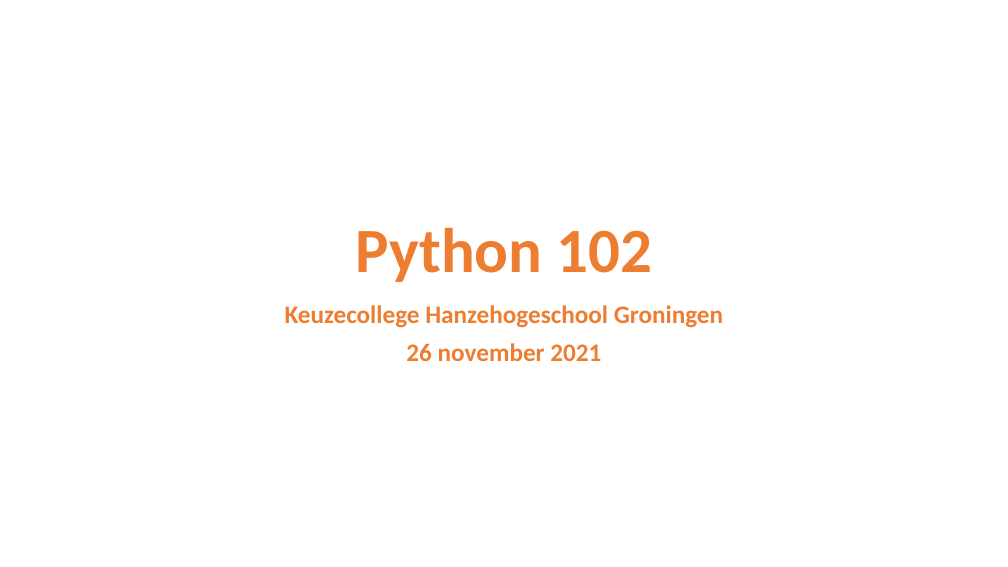
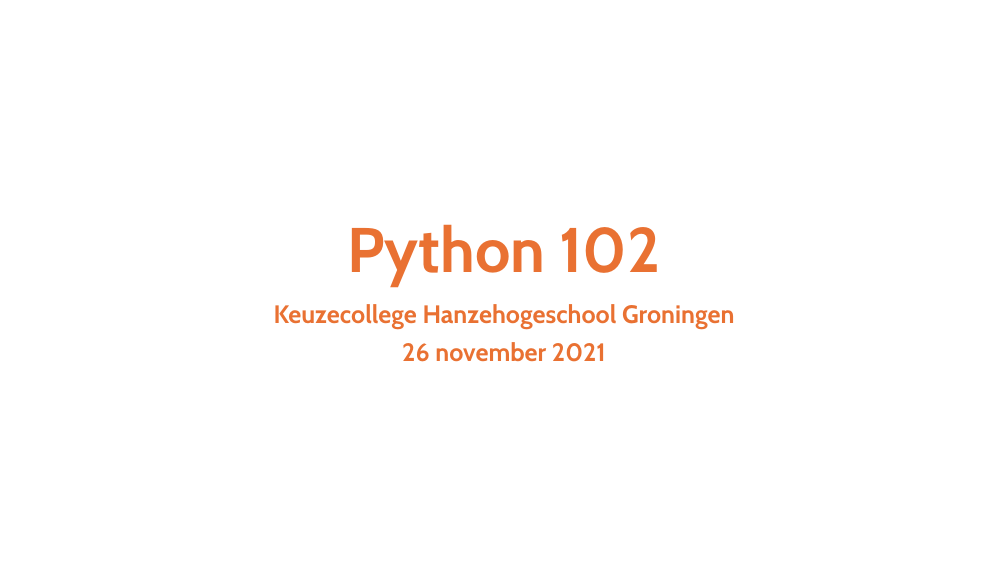
Before and after one commit to hanzetechnasium/geheim, a slide deck: slide 1 of Technasium-Dag-2-Presentatie-2-Python While en ggd.pptx. Drawn at 1008x567 pixels with LibreOffice and Linux fonts; fonts in the diff are those of the drawing; background and template pictures are left out. Boxes give left, top, right and bottom in pixels: in the first picture for what was removed or moved away, otherwise in the second. Text is boxed around its words. In the diff, an @@ line names an element or a change of style, - is before the commit and + after.

```diff
--- a/Technasium-Dag-2-Presentatie-2-Python While en ggd.pptx
+++ b/Technasium-Dag-2-Presentatie-2-Python While en ggd.pptx
@@ title "Python 102" at (347, 224, 661, 287): font Calibri to Cabin, text colour #ED7D31 to #E97132 @@
@@ subtitle "Keuzecollege Hanzehogeschool Groningen" at (274, 304, 734, 362): font Calibri to Cabin, text colour #ED7D31 to #E97132 @@
```
Also in this commit, not shown: 22 other slides changed, 3 other files.
